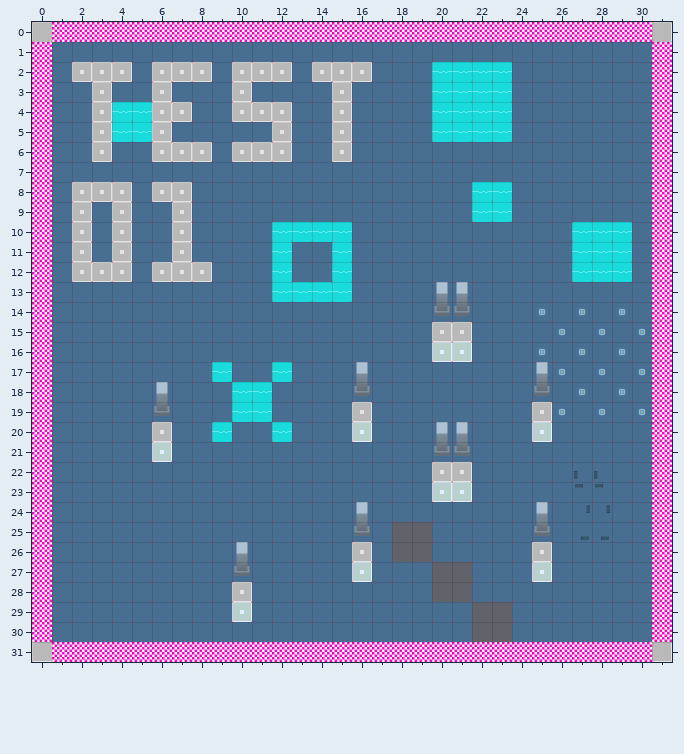
A Tiled map gets an edit: assets/testmap.tmx. Above: the version before the commit.
Cells are 32x32 px. Shown: x 0..31, y 0..31.
Now the later version:
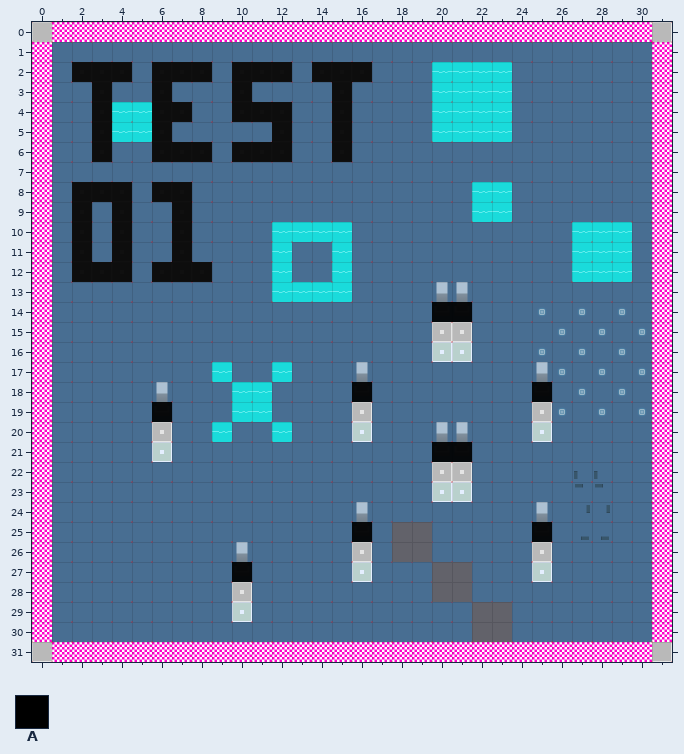
Key: from "mask": A 0.
_ is an empty cell.
Tiles of an added or newly shown layer are drawn over the layers below it.
Changes in this commit:
Changed rows in their new state; . is an unchanged cell.
Layer "Collision" (added):
first column x 2:
 2 AAA.AAA.AAA.AAA.....
 3 .A..A...A....A......
 4 .A..AA..AAA..A......
 5 .A..A.....A..A......
 6 .A..AAA.AAA..A......
 8 AAA.AA..............
 9 A.A..A..............
10 A.A..A..............
11 A.A..A..............
12 AAA.AAA.............
14 ..................AA
first column x 6:
18 ..........A........A
19 A...................
21 ..............AA....
first column x 10:
25 ......A........A
27 A...............
